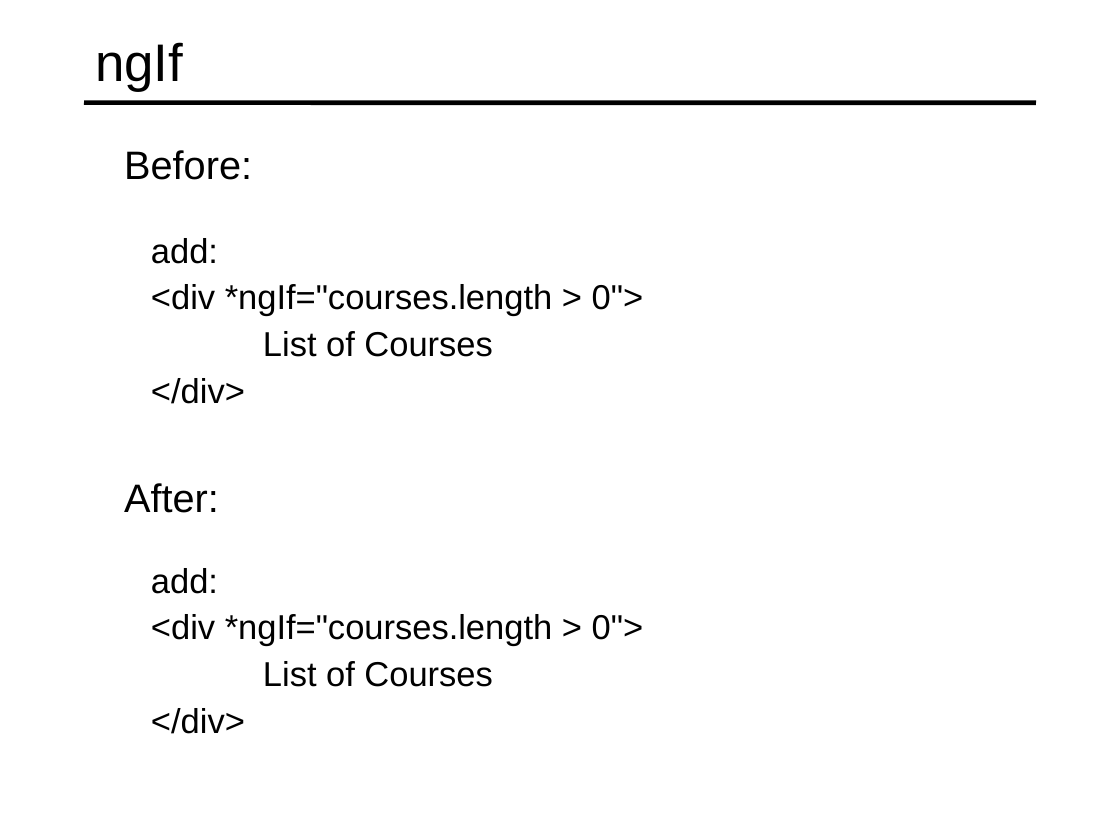
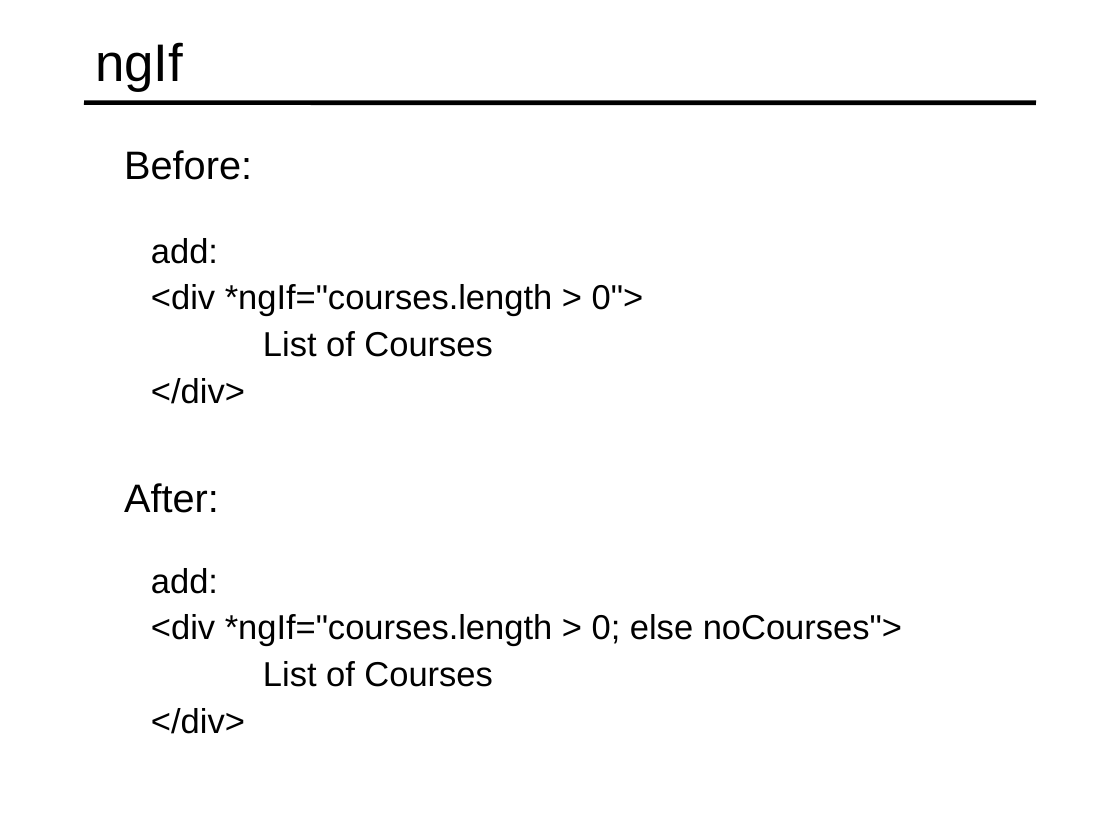
Before and after one commit to specter01wj/Jago_Link_Training, a slide deck: slide 4 of Angular/Angular7/Angular Advanced Course/Essentials/4.Directives/L4_Directives.ppt. Drawn at 1120x840 pixels with LibreOffice and Linux fonts; fonts in the diff are those of the drawing. Boxes give left, top, right and bottom in pixels: in the first picture for what was removed or moved away, otherwise in the second. Text is boxed around its words. In the diff, an @@ line names an element or a change of style, - is before the commit and + after.

Commit message:
09/05/2019 v1

```diff
--- a/Angular/Angular7/Angular Advanced Course/Essentials/4.Directives/L4_Directives.ppt
+++ b/Angular/Angular7/Angular Advanced Course/Essentials/4.Directives/L4_Directives.ppt
@@ text at (x1=151, y1=614, x2=902, y2=646): text changed @@
-  <div *ngIf="courses.length > 0">
+  <div *ngIf="courses.length > 0; else noCourses">
```
